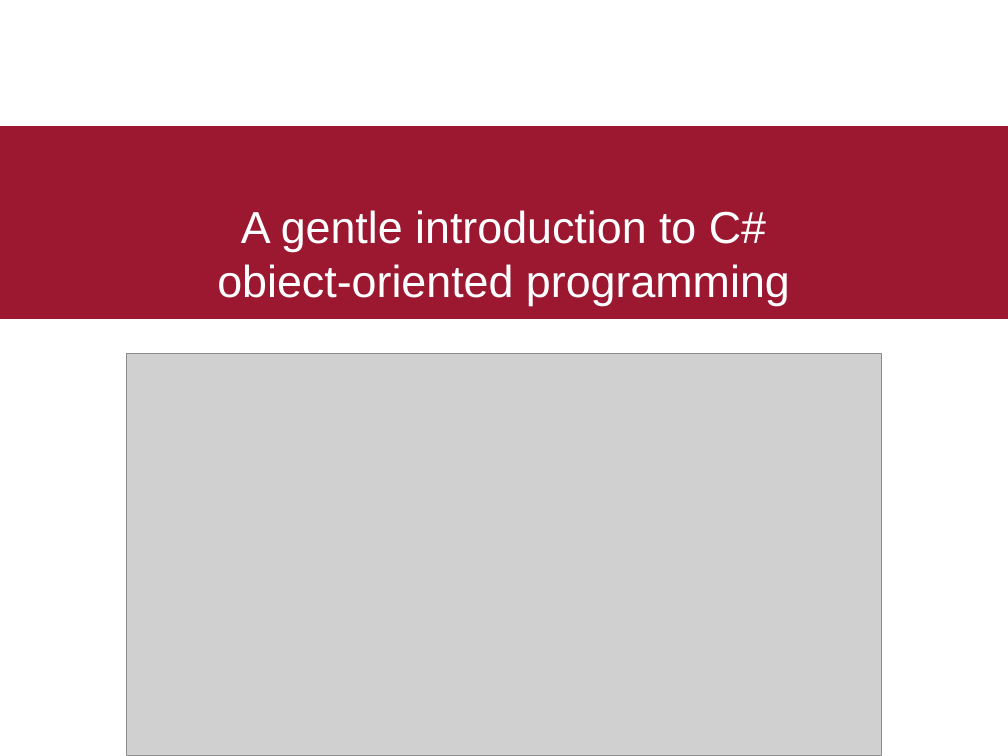
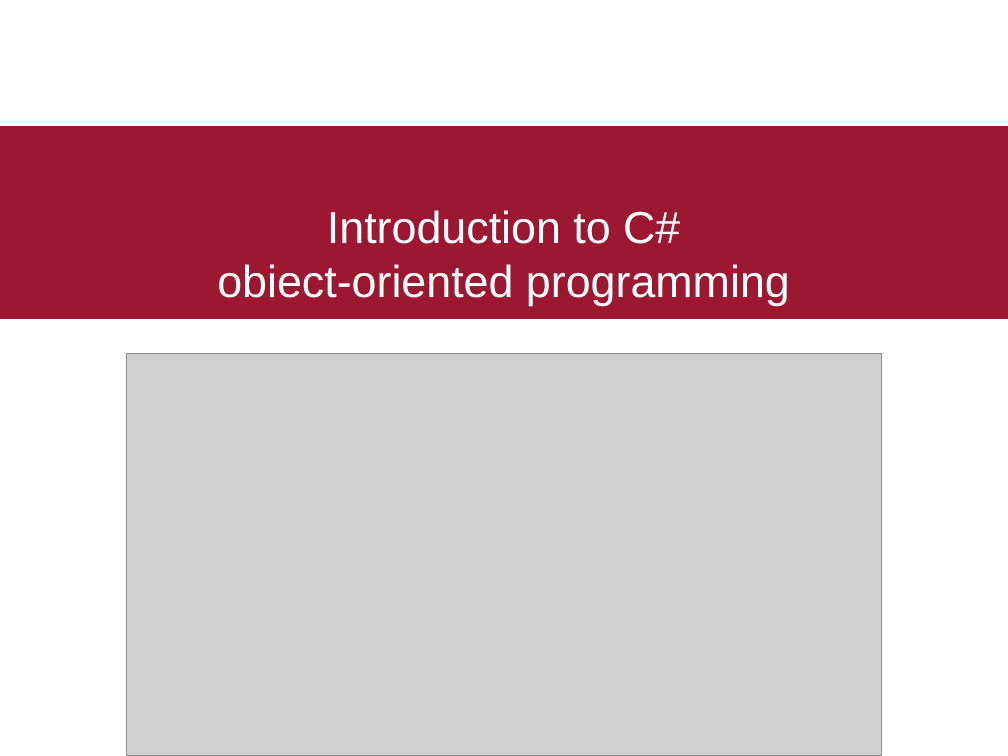
Before and after one commit to ekof-dss/teaching-samples-2021-22, a slide deck: slide 1 of presentations/02-c-sharp-oop.ppt. Drawn at 1008x756 pixels with LibreOffice and Linux fonts; fonts in the diff are those of the drawing; grey boxes stand for pictures. Boxes give left, top, right and bottom in pixels: in the first picture for what was removed or moved away, otherwise in the second. Text is boxed around its words. In the diff, an @@ line names an element or a change of style, - is before the commit and + after.

```diff
--- a/presentations/02-c-sharp-oop.ppt
+++ b/presentations/02-c-sharp-oop.ppt
@@ title at (x1=217, y1=210, x2=790, y2=306): text changed @@
-A gentle introduction to C#
-obiect-oriented programming
+Introduction to C#
+obiect-oriented programming
```
Also in this commit, not shown: 17 other files.
